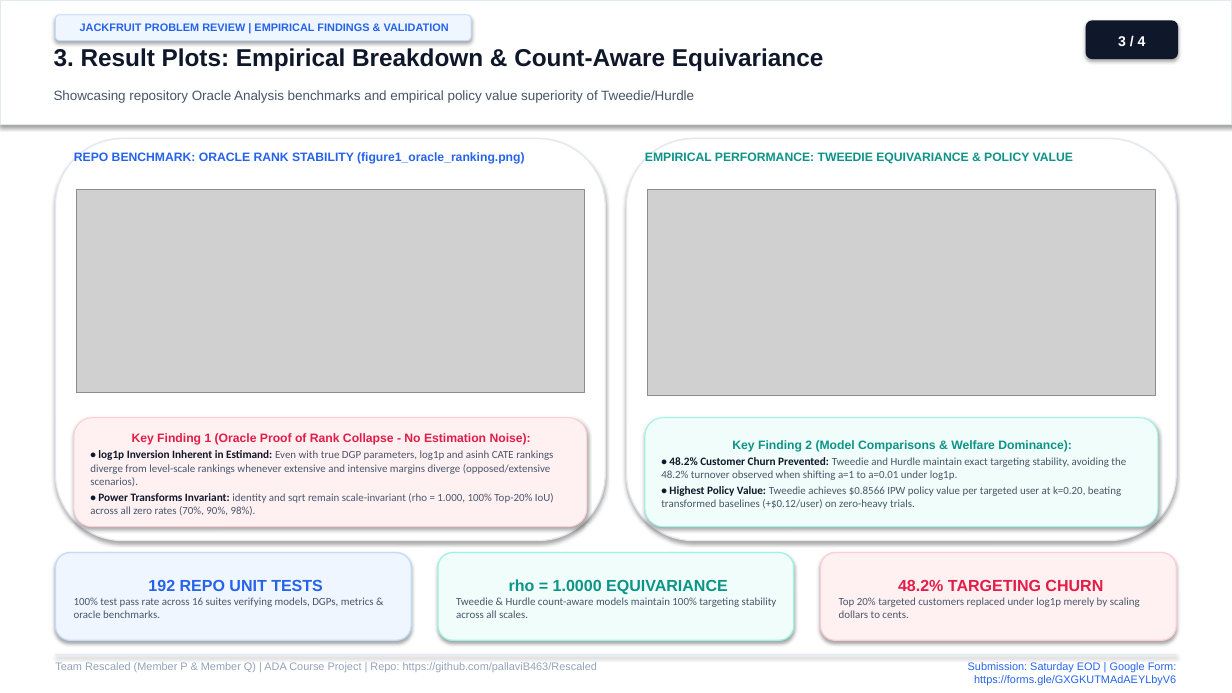
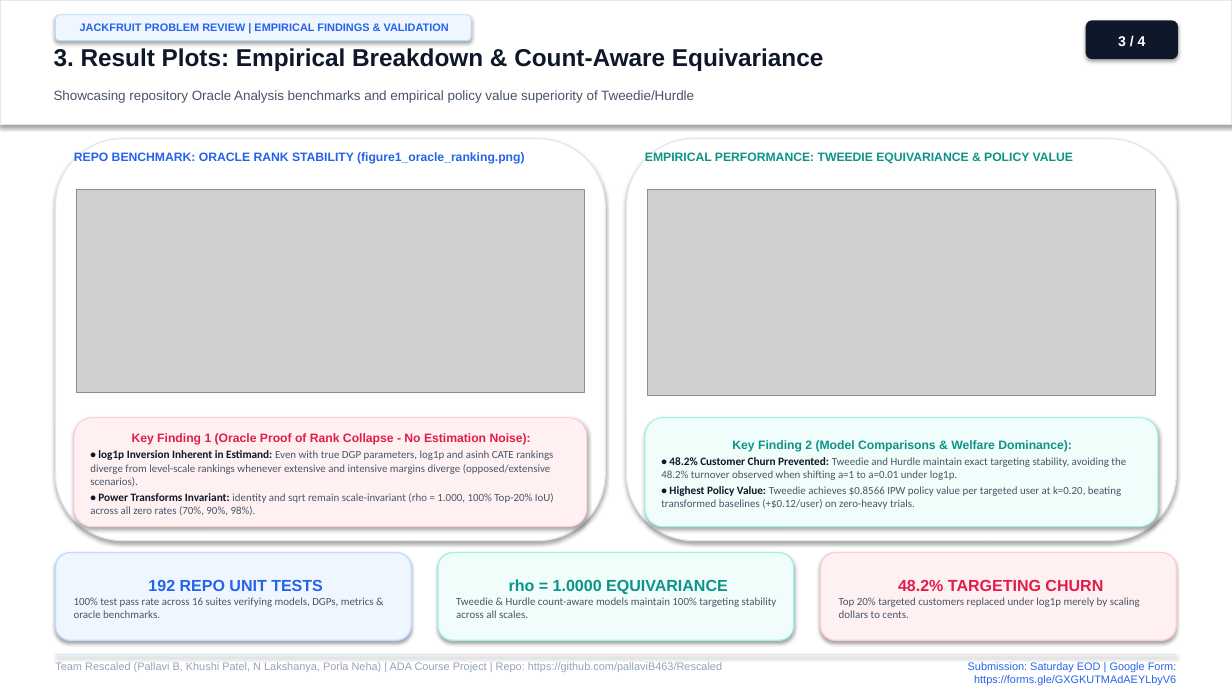
Before and after one commit to pallaviB463/Rescaled, a slide deck: slide 3 of presentation/jackfruit_review_4slides.pptx. Drawn at 1232x693 pixels with LibreOffice and Linux fonts; fonts in the diff are those of the drawing; grey boxes stand for pictures. Boxes give left, top, right and bottom in pixels: in the first picture for what was removed or moved away, otherwise in the second. Text is boxed around its words. In the diff, an @@ line names an element or a change of style, - is before the commit and + after.

Commit message:
docs: add Team_Rescaled_Deliverables and update all authors with 4 team members

```diff
--- a/presentation/jackfruit_review_4slides.pptx
+++ b/presentation/jackfruit_review_4slides.pptx
@@ text at [55,662,722,672]: text changed @@
-Team Rescaled (Member P & Member Q) | ADA Course Project | Repo: https://github.com/pallaviB463/Rescaled
+Team Rescaled (Pallavi B, Khushi Patel, N Lakshanya, Porla Neha) | ADA Course Project | Repo: https://github.com/pallaviB463/Rescaled
```
Also in this commit, not shown: 3 other slides changed, 31 other files.
